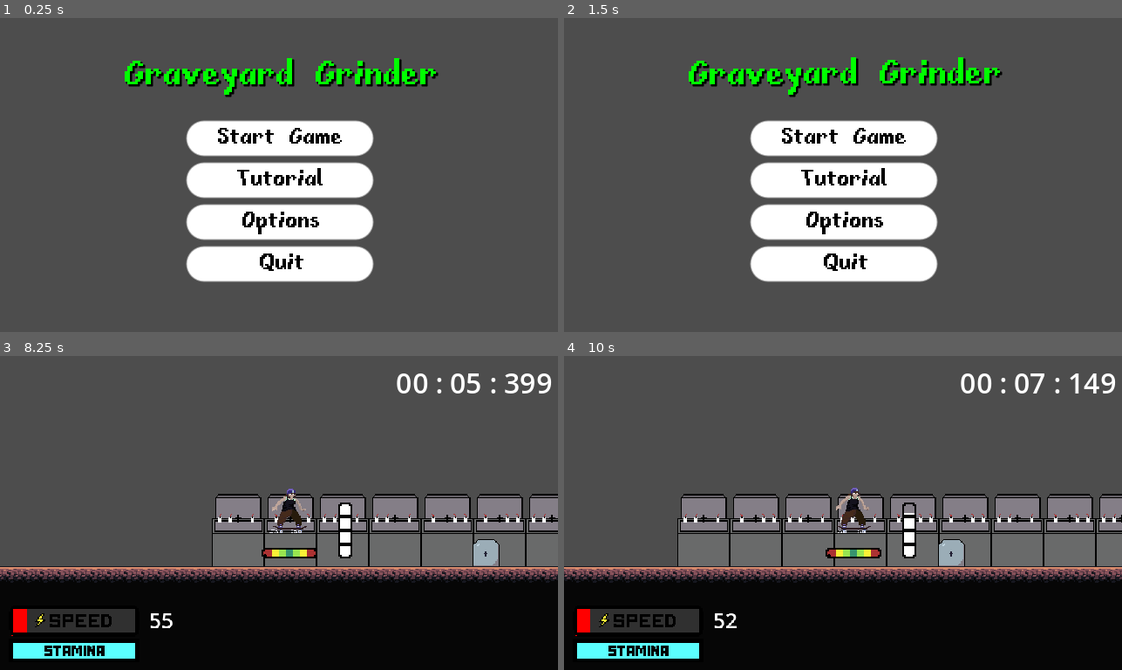
Above: before the commit, frames 1-4 (two rows, left to right).
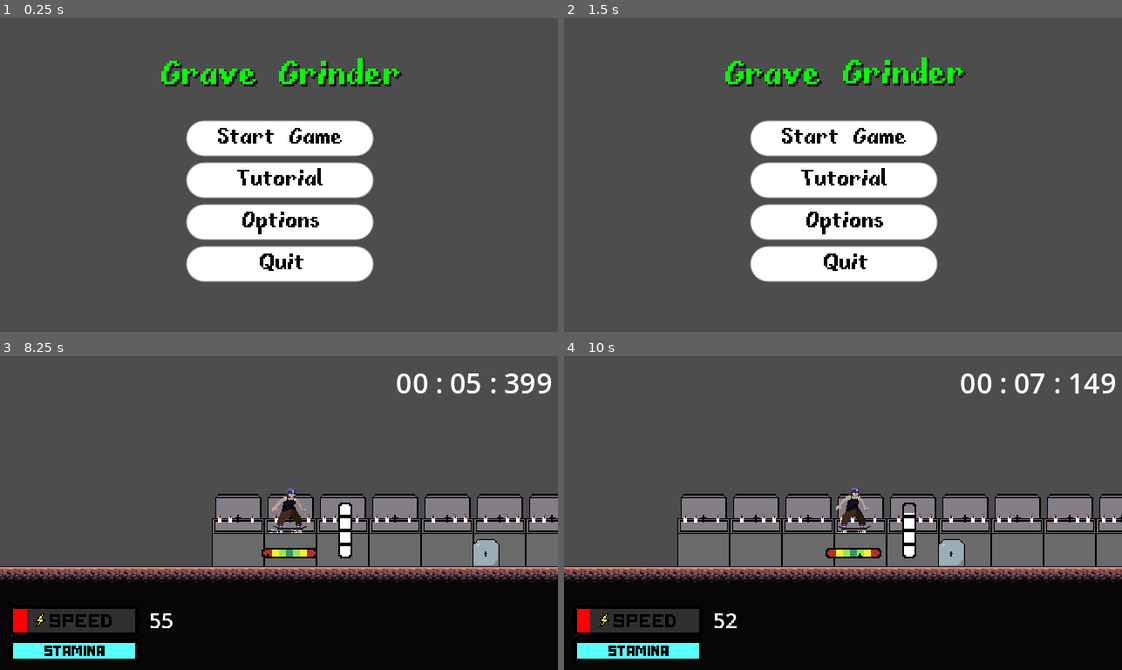
Above: after the commit, the same moments.

Repository: lucasjanta/GraveGrinder
Game: Godot game, scene res://Scenes/Menus/main_menu.tscn
The game is run twice, just before and just after one commit, with the same random seed, the same clock (stepped at 60 frames per second) and the same inputs.
Inputs (mouse positions are in pixels of both pictures, inside the frame that each line leads up to):
- Up to frame 1 (0.25 s): no input
- Up to frame 2 (1.5 s): click "Start Game" at 0.5 s; click (597, 68) at 1.25 s
- Up to frame 3 (8.25 s): click "Start Game" at 2 s; click (279, 635) at 2.75 s; tap Enter (ui_accept) at 3.5 s; move the mouse to (401, 497) at 3.52 s; hold D (right) 3.53-4.28 s; hold F 3.53-4.28 s; click (401, 497) at 3.67 s; tap Space (jump) at 3.77, 4.52, 6.02, 6.77, 7.52 s; move the mouse to (167, 528) at 4.27 s; hold S (down) 4.28-5.03 s; tap F at 4.35, 5.85, 7.35 s; move the mouse to (334, 443) at 5.02 s; hold D (right) 5.03-5.78 s; hold F 5.03-5.78 s; move the mouse to (251, 575) at 5.77 s; hold W (up) 5.78-6.53 s; click (251, 575) at 5.92 s; move the mouse to (446, 560) at 6.52 s; hold F 6.53-7.28 s; hold A (left) 6.53-8.03 s; move the mouse to (111, 465) at 7.27 s; move the mouse to (306, 513) at 8.02 s; hold S (down) from 8.03 s (still down); hold F from 8.03 s (still down); click (306, 513) at 8.17 s
- Up to frame 4 (10 s): move the mouse to (759, 434) at 8.77 s; release S (down) at 8.78 s; release F at 8.78 s; hold D (right) 8.78-9.53 s; tap F at 8.85 s; tap Space (jump) at 9.02, 9.77 s; move the mouse to (965, 497) at 9.52 s; hold W (up) from 9.53 s (still down); hold F from 9.53 s (still down)

The runs differ from the first frame. In frame 1, 2.4% of the frame differs, in the area x 22-79%, y 12-26%; in frame 2, 2.4%; in frame 3, less than 0.1%; in frame 4, less than 0.1%.

Commit message:
fixed grind ui cursor and added a music to menu

Diff:
--- a/Player/States/grind.gd
+++ b/Player/States/grind.gd
@@ -10,7 +10,12 @@
 	player.jump_force = -300
 
 func physics_update(delta: float) -> void:
-	player.cursor_speed = player.velocity.x / 100
+	#define a velocidade do ponteiro da UI no grind
+	if player.velocity.x >= 100:
+		player.cursor_speed = player.velocity.x / 100
+	else:
+		player.cursor_speed = 1
+
 	if player.balance_stamina < 0:
 		player.balance_stamina = 0
 	else:
--- a/Player/player.tscn
+++ b/Player/player.tscn
@@ -1321,6 +1321,134 @@
 [sub_resource type="RectangleShape2D" id="RectangleShape2D_7wyt6"]
 size = Vector2(20, 36.5551)
 
+[sub_resource type="Animation" id="Animation_5eqg4"]
+length = 0.001
+tracks/0/type = "value"
+tracks/0/imported = false
+tracks/0/enabled = true
+tracks/0/path = NodePath(".:tint_under")
+tracks/0/interp = 1
+tracks/0/loop_wrap = true
+tracks/0/keys = {
+"times": PackedFloat32Array(0),
+"transitions": PackedFloat32Array(1),
+"update": 0,
+"values": [Color(1, 1, 1, 1)]
+}
+tracks/1/type = "value"
+tracks/1/imported = false
+tracks/1/enabled = true
+tracks/1/path = NodePath("../balance_status:text")
+tracks/1/interp = 1
+tracks/1/loop_wrap = true
+tracks/1/keys = {
+"times": PackedFloat32Array(0),
+"transitions": PackedFloat32Array(1),
+"update": 1,
+"values": [""]
+}
+tracks/2/type = "value"
+tracks/2/imported = false
+tracks/2/enabled = true
+tracks/2/path = NodePath("../balance_status:visible")
+tracks/2/interp = 1
+tracks/2/loop_wrap = true
+tracks/2/keys = {
+"times": PackedFloat32Array(0),
+"transitions": PackedFloat32Array(1),
+"update": 1,
+"values": [true]
+}
+tracks/3/type = "value"
+tracks/3/imported = false
+tracks/3/enabled = true
+tracks/3/path = NodePath("../balance_status:position")
+tracks/3/interp = 1
+tracks/3/loop_wrap = true
+tracks/3/keys = {
+"times": PackedFloat32Array(0),
+"transitions": PackedFloat32Array(1),
+"update": 0,
+"values": [Vector2(148, 103)]
+}
+tracks/4/type = "value"
+tracks/4/imported = false
+tracks/4/enabled = true
+tracks/4/path = NodePath(".:scale")
+tracks/4/interp = 1
+tracks/4/loop_wrap = true
+tracks/4/keys = {
+"times": PackedFloat32Array(0),
+"transitions": PackedFloat32Array(1),
+"update": 0,
+"values": [Vector2(1, 1)]
+}
+
+[sub_resource type="Animation" id="Animation_th14g"]
+resource_name = "good"
+length = 0.3
+step = 0.05
+tracks/0/type = "value"
+tracks/0/imported = false
+tracks/0/enabled = true
+tracks/0/path = NodePath(".:tint_under")
+tracks/0/interp = 1
+tracks/0/loop_wrap = true
+tracks/0/keys = {
+"times": PackedFloat32Array(0, 0.166667, 0.3),
+"transitions": PackedFloat32Array(1, 1, 1),
+"update": 0,
+"values": [Color(1, 1, 1, 1), Color(0.444903, 0.693915, 0.461691, 1), Color(1, 1, 1, 1)]
+}
+tracks/1/type = "value"
+tracks/1/imported = false
+tracks/1/enabled = true
+tracks/1/path = NodePath(".:scale")
+tracks/1/interp = 1
+tracks/1/loop_wrap = true
+tracks/1/keys = {
+"times": PackedFloat32Array(),
+"transitions": PackedFloat32Array(),
+"update": 0,
+"values": []
+}
+tracks/2/type = "value"
+tracks/2/imported = false
+tracks/2/enabled = true
+tracks/2/path = NodePath("../balance_status:text")
+tracks/2/interp = 1
+tracks/2/loop_wrap = true
+tracks/2/keys = {
+"times": PackedFloat32Array(0),
+"transitions": PackedFloat32Array(1),
+"update": 1,
+"values": ["GOOD"]
+}
+tracks/3/type = "value"
+tracks/3/imported = false
+tracks/3/enabled = true
+tracks/3/path = NodePath("../balance_status:visible")
+tracks/3/interp = 1
+tracks/3/loop_wrap = true
+tracks/3/keys = {
+"times": PackedFloat32Array(0, 0.3),
+"transitions": PackedFloat32Array(1, 1),
+"update": 1,
+"values": [true, false]
+}
+tracks/4/type = "value"
+tracks/4/imported = false
+tracks/4/enabled = true
+tracks/4/path = NodePath("../balance_status:position")
+tracks/4/interp = 1
+tracks/4/loop_wrap = true
+tracks/4/keys = {
+"times": PackedFloat32Array(0, 0.15, 0.3),
+"transitions": PackedFloat32Array(1, 1, 1),
+"update": 0,
+"values": [Vector2(148, 103), Vector2(148, 113), Vector2(148, 123)]
+}
+
 [sub_resource type="Animation" id="Animation_o4p3o"]
 resource_name = "miss"
 length = 0.3
@@ -1386,71 +1514,6 @@
 "values": [Vector2(148, 103), Vector2(148, 113), Vector2(148, 123)]
 }
 
-[sub_resource type="Animation" id="Animation_th14g"]
-resource_name = "good"
-length = 0.3
-step = 0.05
-tracks/0/type = "value"
-tracks/0/imported = false
-tracks/0/enabled = true
-tracks/0/path = NodePath(".:tint_under")
-tracks/0/interp = 1
-tracks/0/loop_wrap = true
-tracks/0/keys = {
-"times": PackedFloat32Array(0, 0.166667, 0.3),
-"transitions": PackedFloat32Array(1, 1, 1),
-"update": 0,
-"values": [Color(1, 1, 1, 1), Color(0.444903, 0.693915, 0.461691, 1), Color(1, 1, 1, 1)]
-}
-tracks/1/type = "value"
-tracks/1/imported = false
-tracks/1/enabled = true
-tracks/1/path = NodePath(".:scale")
-tracks/1/interp = 1
-tracks/1/loop_wrap = true
-tracks/1/keys = {
-"times": PackedFloat32Array(),
-"transitions": PackedFloat32Array(),
-"update": 0,
-"values": []
-}
-tracks/2/type = "value"
-tracks/2/imported = false
-tracks/2/enabled = true
-tracks/2/path = NodePath("../balance_status:text")
-tracks/2/interp = 1
-tracks/2/loop_wrap = true
-tracks/2/keys = {
-"times": PackedFloat32Array(0),
-"transitions": PackedFloat32Array(1),
-"update": 1,
-"values": ["GOOD"]
-}
-tracks/3/type = "value"
-tracks/3/imported = false
-tracks/3/enabled = true
-tracks/3/path = NodePath("../balance_status:visible")
-tracks/3/interp = 1
-tracks/3/loop_wrap = true
-tracks/3/keys = {
-"times": PackedFloat32Array(0, 0.3),
-"transitions": PackedFloat32Array(1, 1),
-"update": 1,
-"values": [true, false]
-}
-tracks/4/type = "value"
-tracks/4/imported = false
-tracks/4/enabled = true
-tracks/4/path = NodePath("../balance_status:position")
-tracks/4/interp = 1
-tracks/4/loop_wrap = true
-tracks/4/keys = {
-"times": PackedFloat32Array(0, 0.15, 0.3),
-"transitions": PackedFloat32Array(1, 1, 1),
-"update": 0,
-"values": [Vector2(148, 103), Vector2(148, 113), Vector2(148, 123)]
-}
-
 [sub_resource type="Animation" id="Animation_83p4e"]
 resource_name = "perfect"
 length = 0.3
@@ -1514,69 +1577,6 @@
 "transitions": PackedFloat32Array(1, 1, 1),
 "update": 0,
 "values": [Vector2(148, 103), Vector2(148, 113), Vector2(148, 123)]
-}
-
-[sub_resource type="Animation" id="Animation_5eqg4"]
-length = 0.001
-tracks/0/type = "value"
-tracks/0/imported = false
-tracks/0/enabled = true
-tracks/0/path = NodePath(".:tint_under")
-tracks/0/interp = 1
-tracks/0/loop_wrap = true
-tracks/0/keys = {
-"times": PackedFloat32Array(0),
-"transitions": PackedFloat32Array(1),
-"update": 0,
-"values": [Color(1, 1, 1, 1)]
-}
-tracks/1/type = "value"
-tracks/1/imported = false
-tracks/1/enabled = true
-tracks/1/path = NodePath("../balance_status:text")
-tracks/1/interp = 1
-tracks/1/loop_wrap = true
-tracks/1/keys = {
-"times": PackedFloat32Array(0),
-"transitions": PackedFloat32Array(1),
-"update": 1,
-"values": [""]
-}
-tracks/2/type = "value"
-tracks/2/imported = false
-tracks/2/enabled = true
-tracks/2/path = NodePath("../balance_status:visible")
-tracks/2/interp = 1
-tracks/2/loop_wrap = true
-tracks/2/keys = {
-"times": PackedFloat32Array(0),
-"transitions": PackedFloat32Array(1),
-"update": 1,
-"values": [true]
-}
-tracks/3/type = "value"
-tracks/3/imported = false
-tracks/3/enabled = true
-tracks/3/path = NodePath("../balance_status:position")
-tracks/3/interp = 1
-tracks/3/loop_wrap = true
-tracks/3/keys = {
-"times": PackedFloat32Array(0),
-"transitions": PackedFloat32Array(1),
-"update": 0,
-"values": [Vector2(148, 103)]
-}
-tracks/4/type = "value"
-tracks/4/imported = false
-tracks/4/enabled = true
-tracks/4/path = NodePath(".:scale")
-tracks/4/interp = 1
-tracks/4/loop_wrap = true
-tracks/4/keys = {
-"times": PackedFloat32Array(0),
-"transitions": PackedFloat32Array(1),
-"update": 0,
-"values": [Vector2(1, 1)]
 }
 
 [sub_resource type="AnimationLibrary" id="AnimationLibrary_crhq1"]
--- a/Scenes/Menus/main_menu.gd
+++ b/Scenes/Menus/main_menu.gd
@@ -2,6 +2,11 @@
 
 @onready var label = $Label
 
+func _ready():
+	AudioManager.main_menu.play()
+
+func _exit_tree():
+	AudioManager.main_menu.stop()
 
 func _process(delta):
 	if get_viewport().get_mouse_position().x > 160:
--- a/Scenes/Menus/main_menu.tscn
+++ b/Scenes/Menus/main_menu.tscn
@@ -126,7 +126,7 @@
 theme_override_colors/font_shadow_color = Color(0, 0, 0, 1)
 theme_override_fonts/font = ExtResource("2_mef47")
 theme_override_font_sizes/font_size = 24
-text = "Graveyard Grinder"
+text = "Grave Grinder"
 
 [connection signal="pressed" from="VBoxContainer/Start" to="." method="_on_startgame_pressed"]
 [connection signal="pressed" from="VBoxContainer/Tutorial" to="." method="_on_tutorial_pressed"]
--- /dev/null
+++ b/Scenes/Usable/audio_manager.tscn
@@ -0,0 +1,10 @@
+[gd_scene load_steps=3 format=3 uid="uid://d4bwmul1x7pp4"]
+
+[ext_resource type="Script" path="res://Scripts/audio_manager.gd" id="1_mve23"]
+[ext_resource type="AudioStream" uid="uid://cch5ulckdo4uh" path="res://Sounds/Music/Boiler.ogg" id="2_oeqx5"]
+
+[node name="AudioManager" type="Node"]
+script = ExtResource("1_mve23")
+
+[node name="MainMenu" type="AudioStreamPlayer" parent="."]
+stream = ExtResource("2_oeqx5")
--- /dev/null
+++ b/Scripts/audio_manager.gd
@@ -0,0 +1,3 @@
+extends Node
+
+@onready var main_menu = $MainMenu
--- a/project.godot
+++ b/project.godot
@@ -19,6 +19,7 @@
 
 UI="*res://Scripts/on_screen_ui.gd"
 PhantomCameraManager="*res://addons/phantom_camera/scripts/managers/phantom_camera_manager.gd"
+AudioManager="*res://Scenes/Usable/audio_manager.tscn"
 
 [display]
 
Not shown, added: Sounds/Music/Boiler.ogg.import
Not shown, added: Sounds/Music/Boiler.ogg
